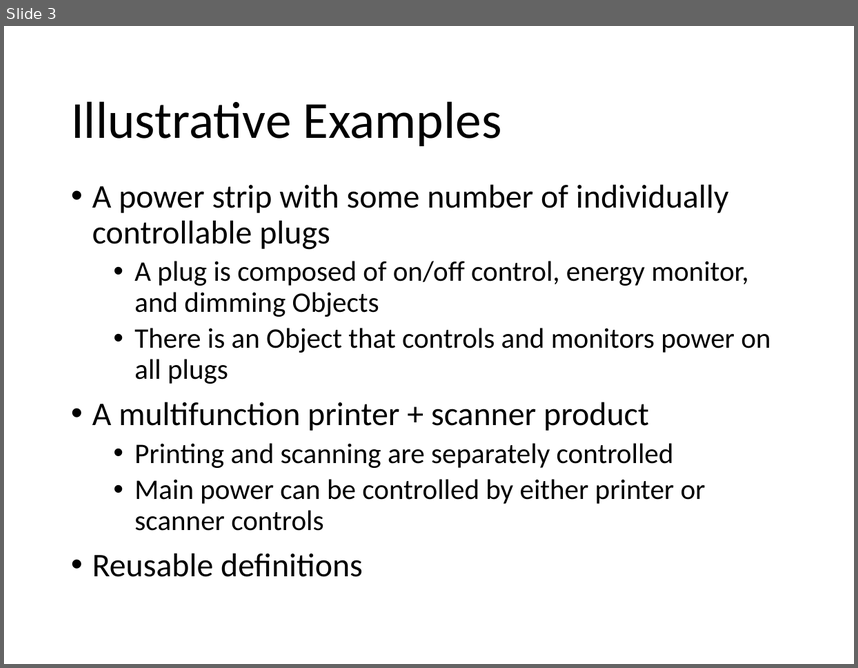
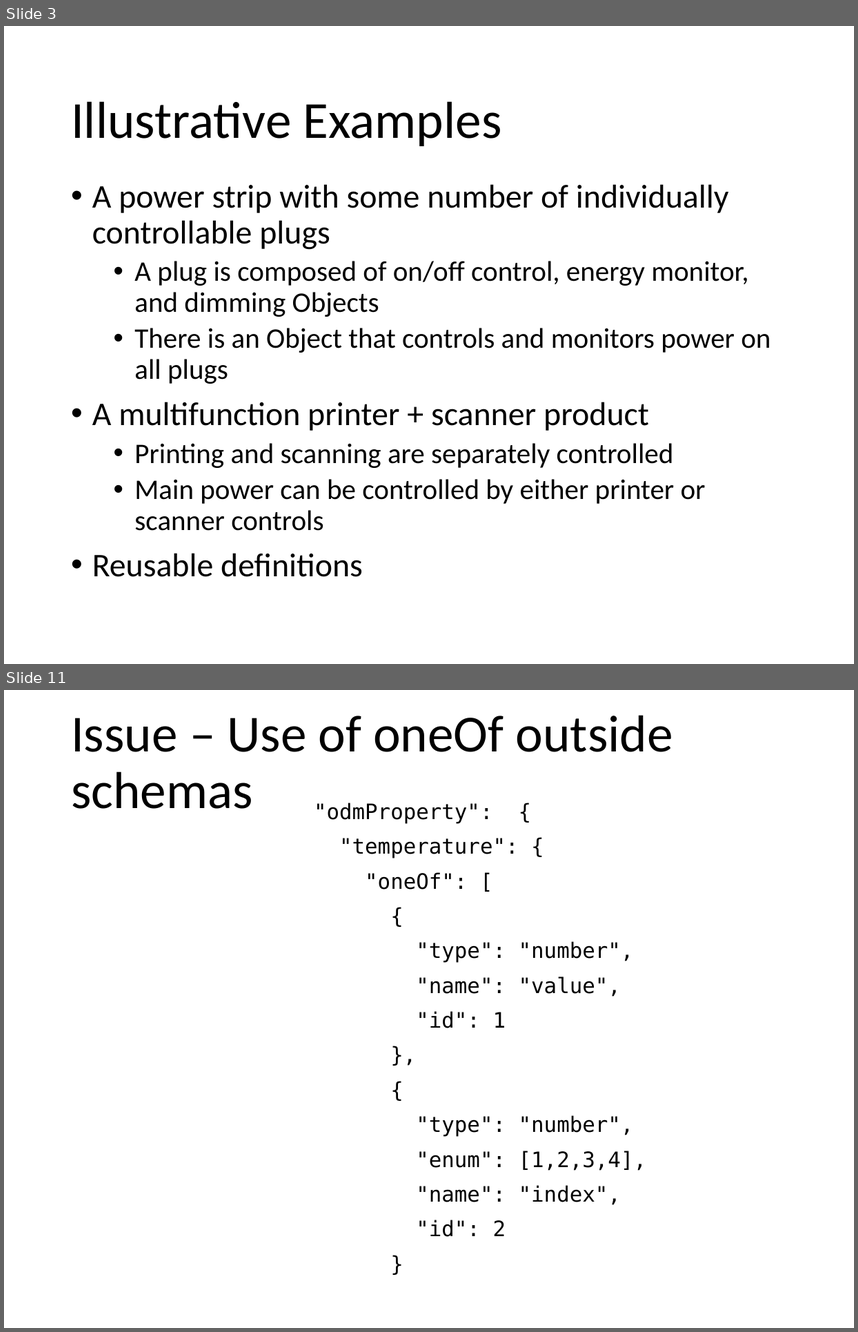
Before and after one commit to mjkoster/ODM-Examples, a slide deck: sdf-extensions.pptx. Shown one above the other, each under a label of ours: slide 3 before the commit, slides 3 and 11 after it; the slides between them are not shown. The pictures are 858x668 and 858x1332 pixels, drawn with LibreOffice and Linux fonts; fonts in the diff are those of the drawing. Boxes give left, top, right and bottom in pixels: in the first picture for what was removed or moved away, otherwise in the second. Text is boxed around its words. In the diff, an @@ line names an element or a change of style, - is before the commit and + after.

```diff
--- a/sdf-extensions.pptx
+++ b/sdf-extensions.pptx
@@ slide 11 added at (x1=4, y1=690, x2=854, y2=1328), background #FFFFFF @@
@@ title added at (x1=71, y1=715, x2=673, y2=809), 44 pt, text #000000 @@
+Issue – Use of oneOf outside schemas
@@ text added at (x1=314, y1=802, x2=646, y2=1236), 18 pt, text #000000 @@
+"odmProperty": {
+"temperature": {
+"oneOf": [
+{
+"type": "number",
+"name": "value",
+"id": 1
+},
+{
+"type": "number",
+"enum": [1,2,3,4],
+"name": "index",
+"id": 2
+}
```
Also in this commit, not shown: 5 slides changed, 3 other slides added, 2 slides removed, 2 other files.
